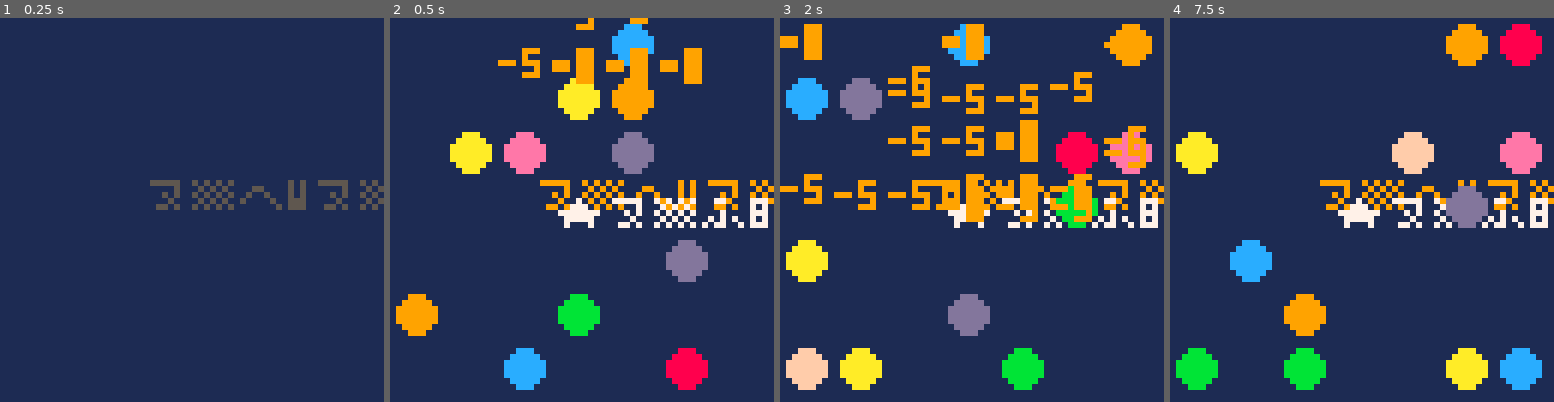
Above: before the commit, frames 1-4 (left to right).
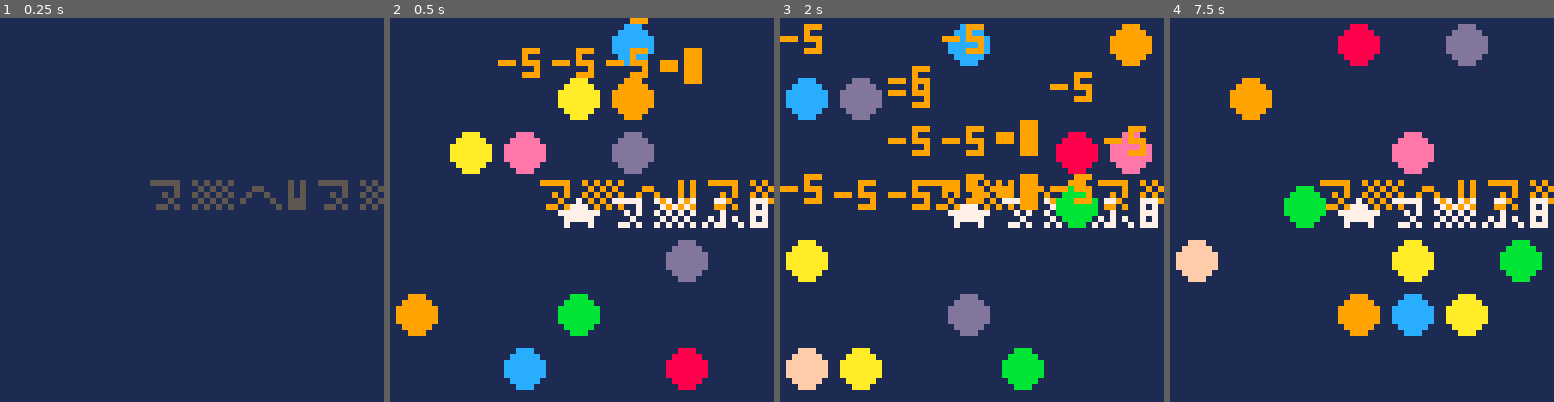
Above: after the commit, the same moments.

Repository: pancelor/bubble-cat
Game: PICO-8 cartridge min.p8
Same seed, same stepped clock (60 frames per second), same inputs: the game is played once before the commit and once after it.
Inputs:
- Up to frame 1 (0.25 s): no input
- Up to frame 2 (0.5 s): tap X (X key) at 0.33 s
- Up to frame 3 (2 s): tap O (Z key) at 0.7, 1.7 s; tap X (X key) at 1.07, 1.85 s; hold Right from 1.6 s (still down)
- Up to frame 4 (7.5 s): release Right at 2.1 s; tap O (Z key) every 0.4 s from 2.1 to 7.3 s; hold Up 2.15-2.42 s; hold Right 2.47-3.03 s; tap X (X key) every 1.12 s from 2.97 to 7.43 s; hold Left 3.08-3.58 s; hold Down 3.63-3.97 s; hold Right 4.02-4.68 s; hold Up 4.73-5.03 s; hold Left 5.08-5.68 s; hold Down 5.73-6.03 s; hold Right 6.08-6.58 s; hold Right 6.63-7.13 s; hold Up 7.18-7.45 s

Frame 1 is identical in both runs. In frame 2, 0.5% of the frame differs, in the area x 42-68%, y 0-18%; in frame 3, 2.3%; in frame 4, 19%, in the area x 1-97%, y 1-97%.

Commit message:
better loop; 616

Diff:
--- a/min.lua
+++ b/min.lua
@@ -1,5 +1,7 @@
 poke(13-😐,3)fl={}sc=0sz=0rf=circfill::g::bn,fc=0px=3py=3for j=0,12do
-i=rnd(49)bn+=2poke(bn,i%7,i\7)end::_::b=btnp()q=b>16and"⁷fb2"d=sgn(sz-sc)ox=px?"⁶1⁶c"
+i=rnd(49)bn+=2poke(bn,i%7,i\7)end
+while t()<64do
+b=btnp()q=b>16and"⁷fb2"d=sgn(sz-sc)ox=px?"⁶1⁶c"
 if(sz~=sc)sc+=d d+=6
 rf(32,32,64-t(),1)oy=py?"⁶w⁶t"..sc,24,27,4+d
 if(b>0)fn=b*.5938&.75
@@ -18,4 +20,4 @@
 end
 if(q)?q
 if(q)goto g
-if(t()<64)goto _
+end
